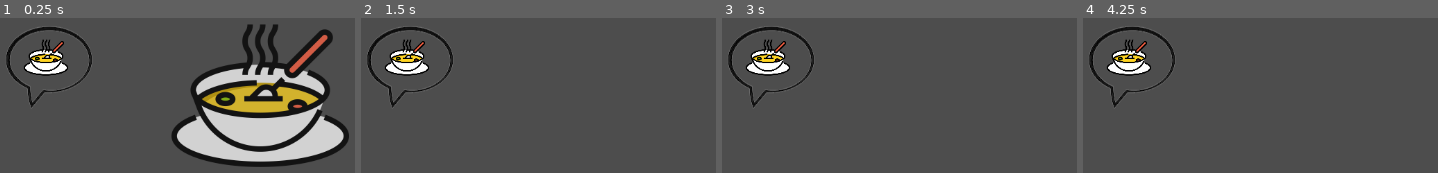
Above: before the commit, frames 1-4 (left to right).
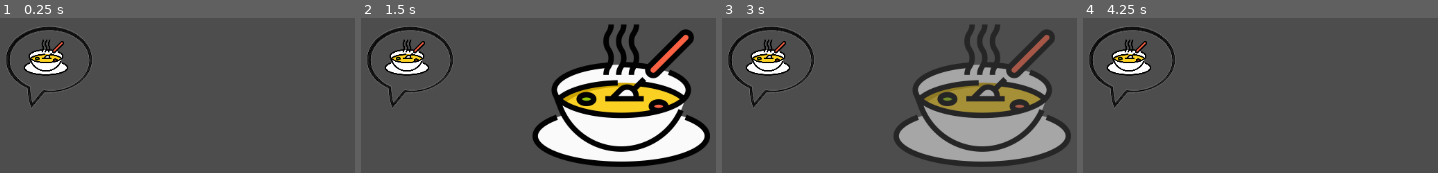
Above: after the commit, the same moments.

Repository: bren007pie/PirateGameJam2024
Game: Godot game, scene res://Scenes/TestBox.tscn
Same seed, same stepped clock (60 frames per second), same inputs: the game is played once before the commit and once after it. This scene is started directly instead of the project's main scene.
Inputs:
- Up to frame 1 (0.25 s): no input
- Up to frame 2 (1.5 s): hold D (Right) 0.53-1.28 s; hold S (Down) from 1.28 s (still down)
- Up to frame 3 (3 s): tap Enter at 2 s; release S (Down) at 2.03 s; hold D (Right) 2.03-2.78 s; hold W (Up) from 2.78 s (still down)
- Up to frame 4 (4.25 s): release W (Up) at 3.53 s; hold A (Left) from 3.53 s (still down)

The runs differ from the first frame. In frame 1, 28% of the frame differs, in the area x 48-99%, y 3-97%; in frame 2, 28%; in frame 3, 27%; in frame 4, nothing differs.

Commit message:
text box thing

Diff:
--- a/Scenes/TestBox.tscn
+++ b/Scenes/TestBox.tscn
@@ -13,6 +13,7 @@
 texture = ExtResource("2_td0nv")
 
 [node name="Sprite" type="Sprite2D" parent="."]
+modulate = Color(1, 1, 1, 0)
 position = Vector2(580, 232)
 scale = Vector2(0.5, 0.5)
 texture = ExtResource("2_td0nv")
--- a/Scripts/TestBox.gd
+++ b/Scripts/TestBox.gd
@@ -1,15 +1,16 @@
 extends Node2D
 
+func _ready():
+	Appear(1.0)
 
 # Called when the node enters the scene tree for the first time.
-func _ready():
-	var tween = get_tree().create_tween()
-	tween.tween_property($Sprite, "modulate", Color(Color.WHITE,0), 1)
+func Appear(hold_time: float):
+	var tween = get_tree().create_tween().set_trans(Tween.TRANS_QUART)
+	tween.tween_property($Sprite, "modulate", Color(Color.WHITE,1), 2)
+	#tween.pause() could pause play based on walking away or something with a raycast
+	wait(hold_time) # Can wait here for something else like a confirmation if we want
+	tween.tween_property($Sprite, "modulate", Color(Color.WHITE,0), 2)
 	tween.tween_callback($Sprite.queue_free)
 
-
-
-
-# Called every frame. 'delta' is the elapsed time since the previous frame.
-func _process(delta):
-	pass
+func wait(seconds: float) -> void: # Waited used for tweens to pause
+	await get_tree().create_timer(seconds).timeout
